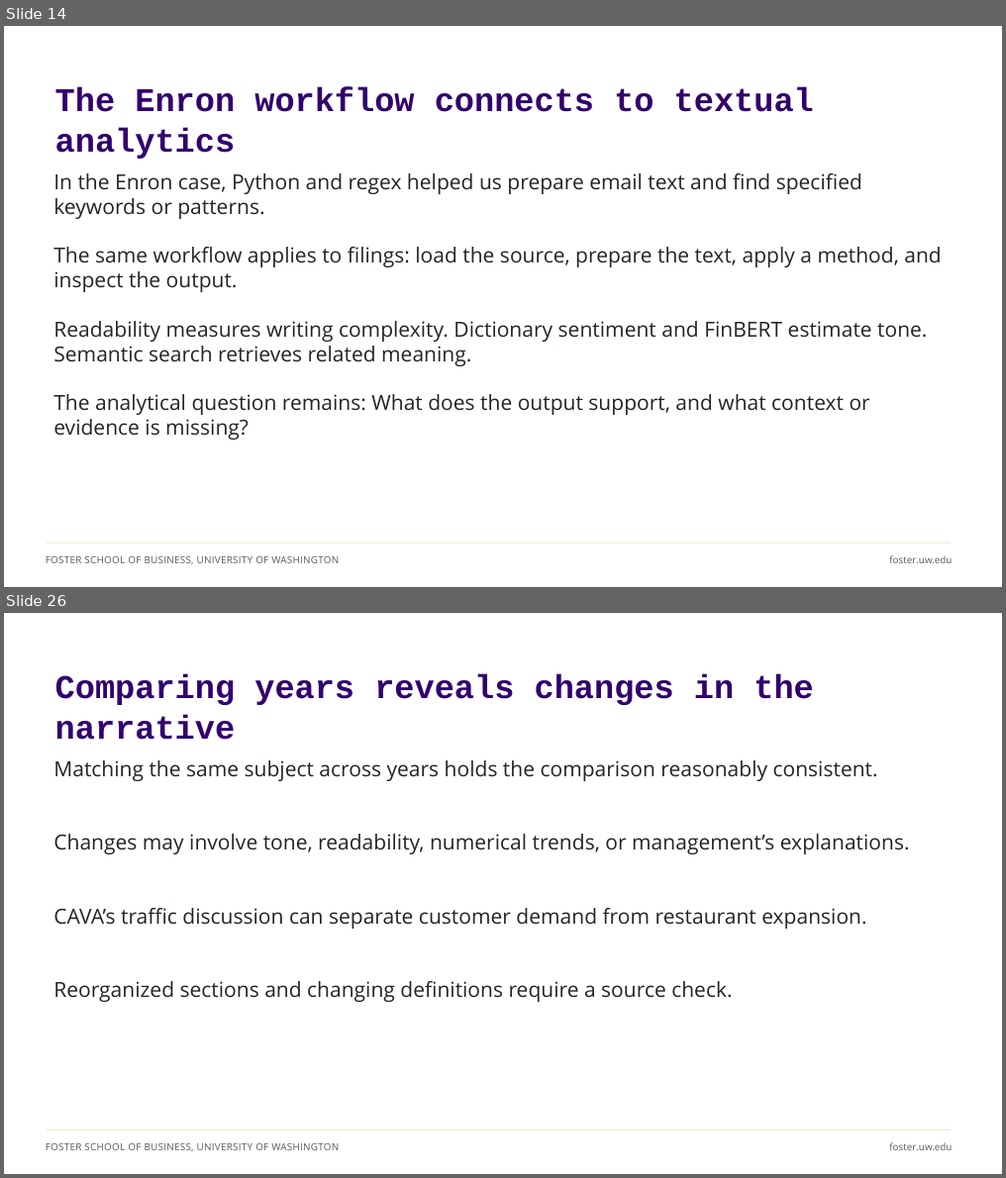
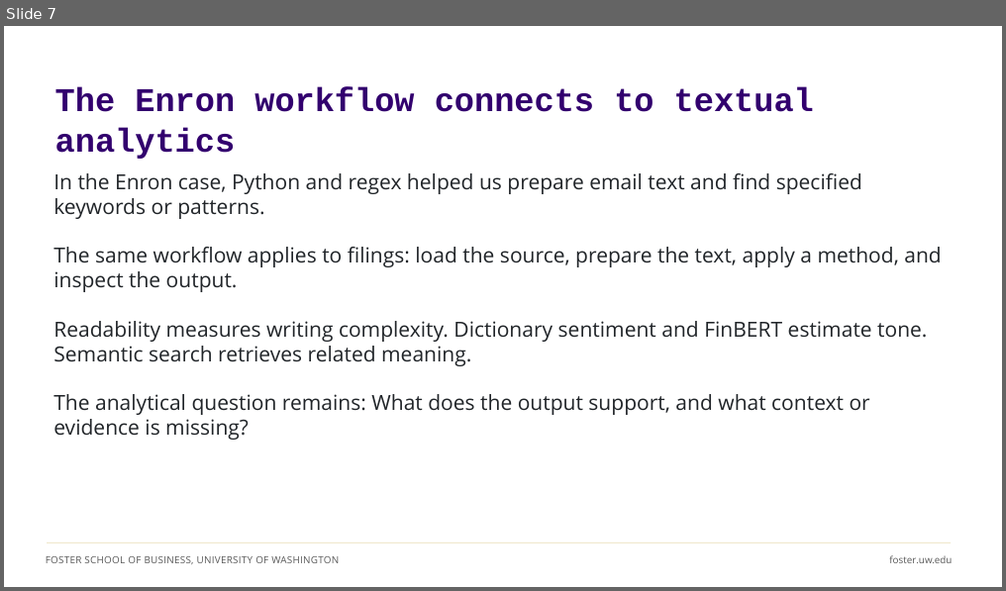
Before and after one commit to ashercurtis/slides.io, a slide deck: ACCTG522/ACCTG522Class08_2026.pptx. Shown one above the other, each under a label of ours: slides 14 and 26 before the commit, slide 7 after it; the slides between them are not shown. The pictures are 1006x1178 and 1006x591 pixels, drawn with LibreOffice and Linux fonts; fonts in the diff are those of the drawing. Boxes give left, top, right and bottom in pixels: in the first picture for what was removed or moved away, otherwise in the second. Text is boxed around its words. In the diff, an @@ line names an element or a change of style, - is before the commit and + after.

```diff
--- a/ACCTG522/ACCTG522Class08_2026.pptx
+++ b/ACCTG522/ACCTG522Class08_2026.pptx
@@ slide 26 removed at box(4, 613, 1002, 1174), background #FFFFFF; not listed: 3 template elements that a slide beside it also shows @@
@@ text removed at box(55, 674, 813, 740) @@
-Comparing years reveals changes in the narrative
@@ text removed at box(54, 761, 878, 781) @@
-Matching the same subject across years holds the comparison reasonably consistent.
@@ text removed at box(54, 834, 910, 855) @@
-Changes may involve tone, readability, numerical trends, or management’s explanations.
@@ text removed at box(54, 908, 866, 929) @@
-CAVA’s traffic discussion can separate customer demand from restaurant expansion.
@@ text removed at box(54, 981, 732, 1002) @@
-Reorganized sections and changing definitions require a source check.
@@ what was slide 14 is now slide 7 @@
```
Also in this commit, not shown: 5 slides changed, 8 slides added, 26 other slides removed.
